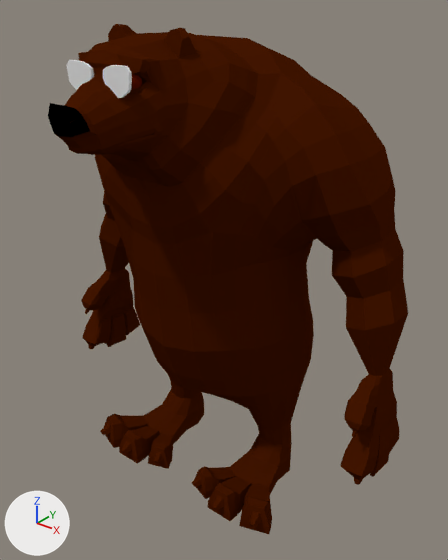
Before and after pictures for a commit that changed the Blender file Project_Gruppe5/Assets/Player/Model/lowpolybear.blend.
Camera for both pictures: a 50 mm lens placed at (3.29, -4.26, 4.54), pointed at (0.17, -0.36, 2.12). The lights are fixed; the arrows at lower left show +X, +Y and +Z.

The scene before the commit, as lines of its bpy script (objects in view):
```python
ob_bear = bpy.data.objects.new('Bear', me_plane_012)
ob_bear.location = (-0.068, 0.0, 1.707)
ob_bear.rotation_euler = (1.571, 0.0, 0.0)  # degrees (90, 0, 0)
ob_bear.scale = (0.309, 0.309, 0.309)
ob_glasses = bpy.data.objects.new('Glasses', me_cylinder)
ob_glasses.location = (0.135, -1.421, 3.942)
ob_glasses.rotation_euler = (1.571, -1.571, 0.0)  # degrees (90, -90, 0)
ob_glasses.scale = (-0.109, -0.109, -0.0105)
ob_nose = bpy.data.objects.new('Nose', me_plane_000)
ob_nose.location = (-0.068, 0.0, 1.707)
ob_nose.rotation_euler = (1.571, 0.0, 0.0)  # degrees (90, 0, 0)
ob_nose.scale = (0.309, 0.309, 0.309)
```
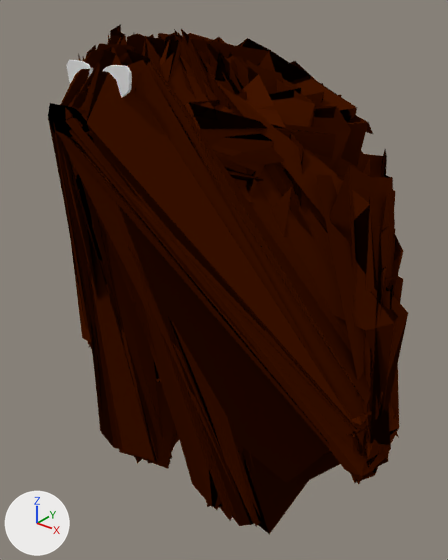
Commit message: Fixed Issue in Playermodel

Where the change shows, as pixel boxes [x1, y1, x2, y2] in the pictures (448 x 560 px):
'Bear', reshaped
    before: [54, 24, 408, 534]
    after: [48, 24, 408, 534]
part 1 of me_plane_012, deleted (brown)
    before: [78, 24, 189, 74]

What changed in the scene script:
```text
Change me_plane_012:
    used by ob_bear; location = (-0.068, 0.0, 1.707); rotation_euler = (1.571, 0.0, 0.0), in degrees (90, 0, 0); scale = (0.309, 0.309, 0.309)
    remove me_plane_012.from_pydata(...)  # 1892 vertices, 890 faces, 942 loose edges; spans x 0.0..5.86, y -5.6..8.22, z -2.3..5.85
    add me_plane_012.from_pydata(...)  # 951 vertices, 890 faces, 1 loose edge; spans x 0.0..5.86, y -5.6..8.2, z -2.3..5.85
    me_plane_012 part 1: 941 vertices removed from x 0.0..5.86, y -5.58..8.22, z -2.3..5.85
```
